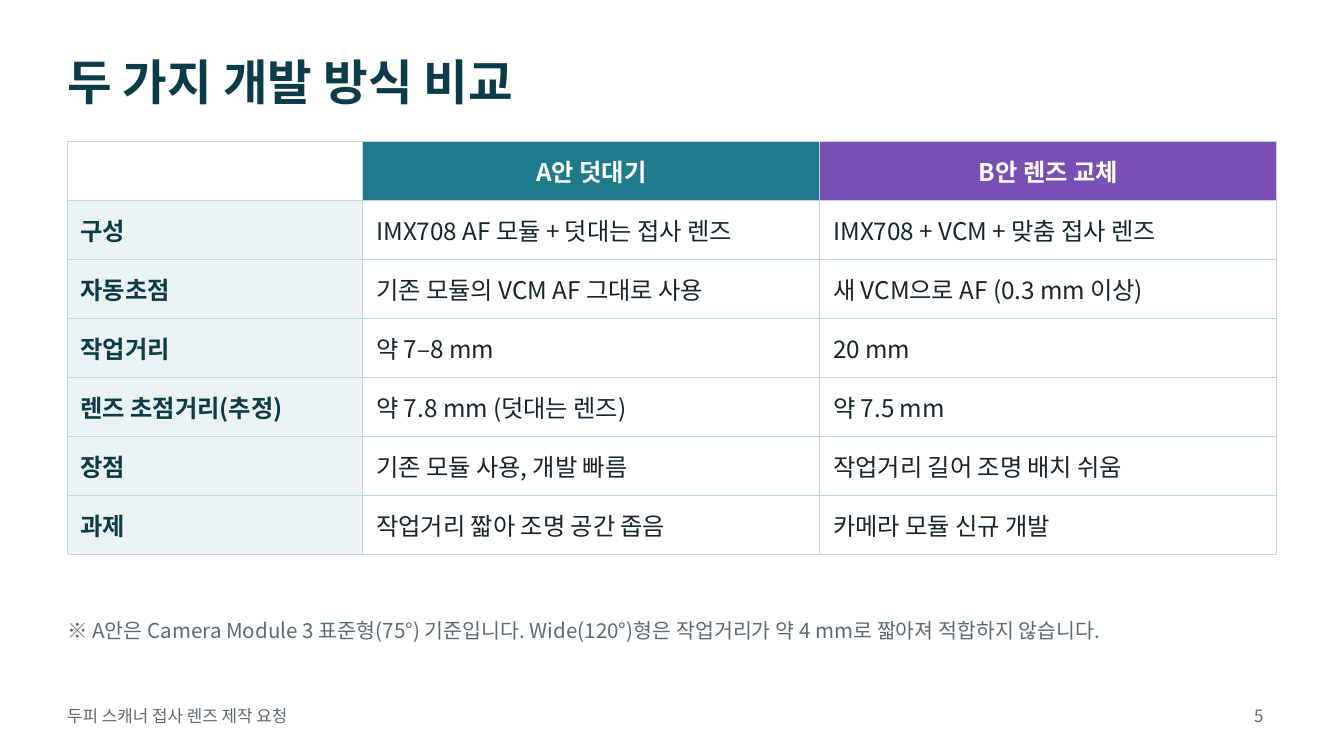
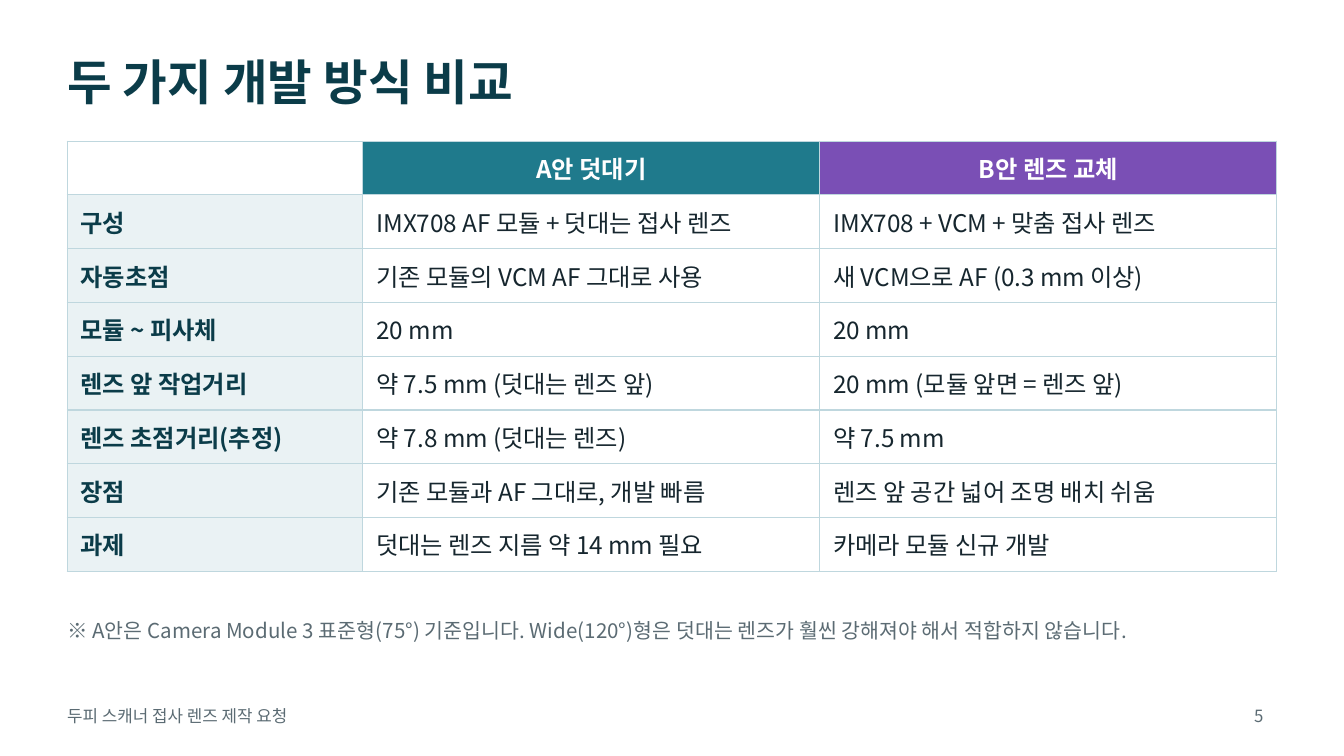
Before and after one commit to urisuni3325-ai/rv1106, a slide deck: slide 5 of docs/lens-rfq-imx708.pptx. Drawn at 1344x756 pixels with LibreOffice and Linux fonts; fonts in the diff are those of the drawing. Boxes give left, top, right and bottom in pixels: in the first picture for what was removed or moved away, otherwise in the second. Text is boxed around its words. In the diff, an @@ line names an element or a change of style, - is before the commit and + after.

```diff
--- a/docs/lens-rfq-imx708.pptx
+++ b/docs/lens-rfq-imx708.pptx
@@ table at box(67, 141, 1277, 560) @@
-row 4: 작업거리 | 약 7–8 mm | 20 mm
+row 4: 모듈 ~ 피사체 | 20 mm | 20 mm
+row 5: 렌즈 앞 작업거리 | 약 7.5 mm (덧대는 렌즈 앞) | 20 mm (모듈 앞면 = 렌즈 앞)
-row 7, column 2: 기존 모듈 사용, 개발 빠름
+row 7, column 2: 기존 모듈과 AF 그대로, 개발 빠름
-row 7, column 3: 작업거리 길어 조명 배치 쉬움
+row 7, column 3: 렌즈 앞 공간 넓어 조명 배치 쉬움
-row 8, column 2: 작업거리 짧아 조명 공간 좁음
+row 8, column 2: 덧대는 렌즈 지름 약 14 mm 필요
@@ text at box(92, 621, 1127, 642): text changed @@
-※ A안은 Camera Module 3 표준형(75°) 기준입니다. Wide(120°)형은 작업거리가 약 4 mm로 짧아져 적합하지 않습니다.
+※ A안은 Camera Module 3 표준형(75°) 기준입니다. Wide(120°)형은 덧대는 렌즈가 훨씬 강해져야 해서 적합하지 않습니다.
```
Also in this commit, not shown: 7 other slides changed.
